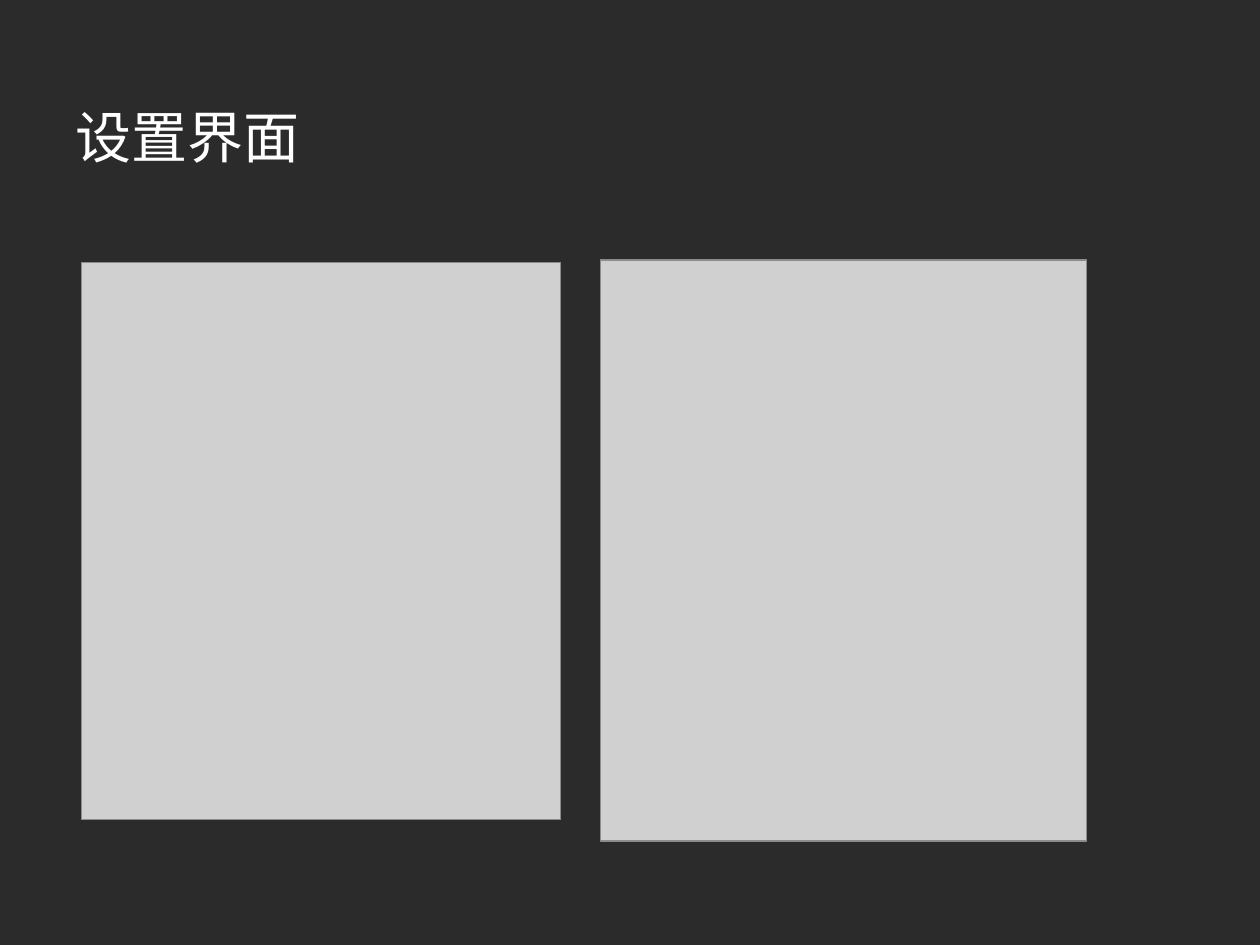
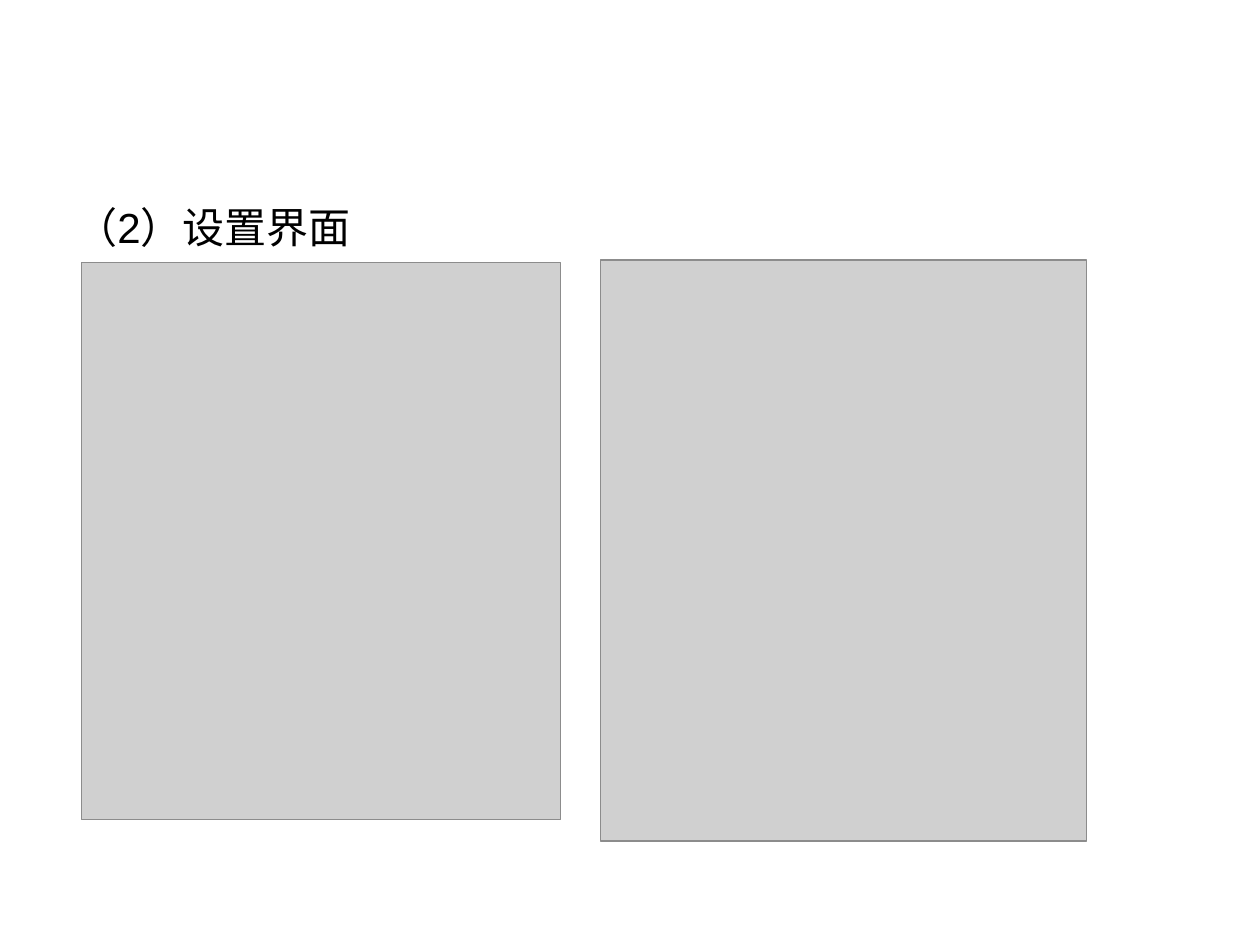
Before and after one commit to aihes/PylonCamera, a slide deck: slide 14 of paper/激光散斑系统CCD相机数据采集控制软件设计.ppt (slide 10 before the commit). Drawn at 1260x945 pixels with LibreOffice and Linux fonts; fonts in the diff are those of the drawing; grey boxes stand for pictures; background and template pictures are left out; a plain dark background stands for a picture behind light text. Boxes give left, top, right and bottom in pixels: in the first picture for what was removed or moved away, otherwise in the second. Text is boxed around its words. In the diff, an @@ line names an element or a change of style, - is before the commit and + after.

```diff
--- a/paper/激光散斑系统CCD相机数据采集控制软件设计.ppt
+++ b/paper/激光散斑系统CCD相机数据采集控制软件设计.ppt
@@ background picture (left out) to #FFFFFF @@
@@ text "（2）设置界面" at [75, 207, 350, 247]: vertical alignment middle to top @@
@@ text at [75, 207, 350, 247]: text changed; size 32 to 24 pt; font Montserrat to Arial; text colour #FFFFFF to #000000 @@
-设置界面
+（2）设置界面
```
Also in this commit, not shown: 12 other slides changed, 10 slides added, 4 slides removed, 7 other files.
